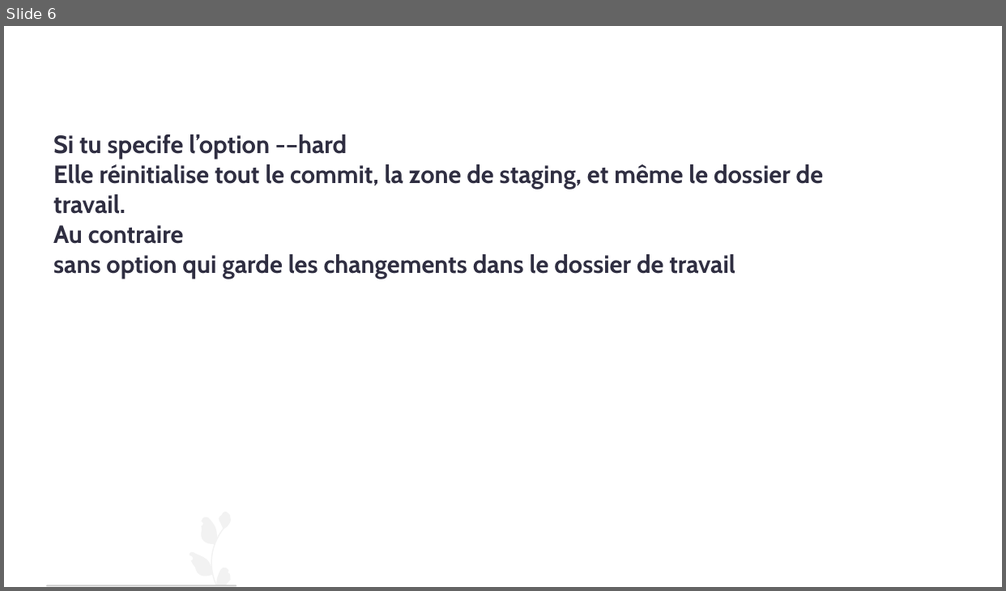
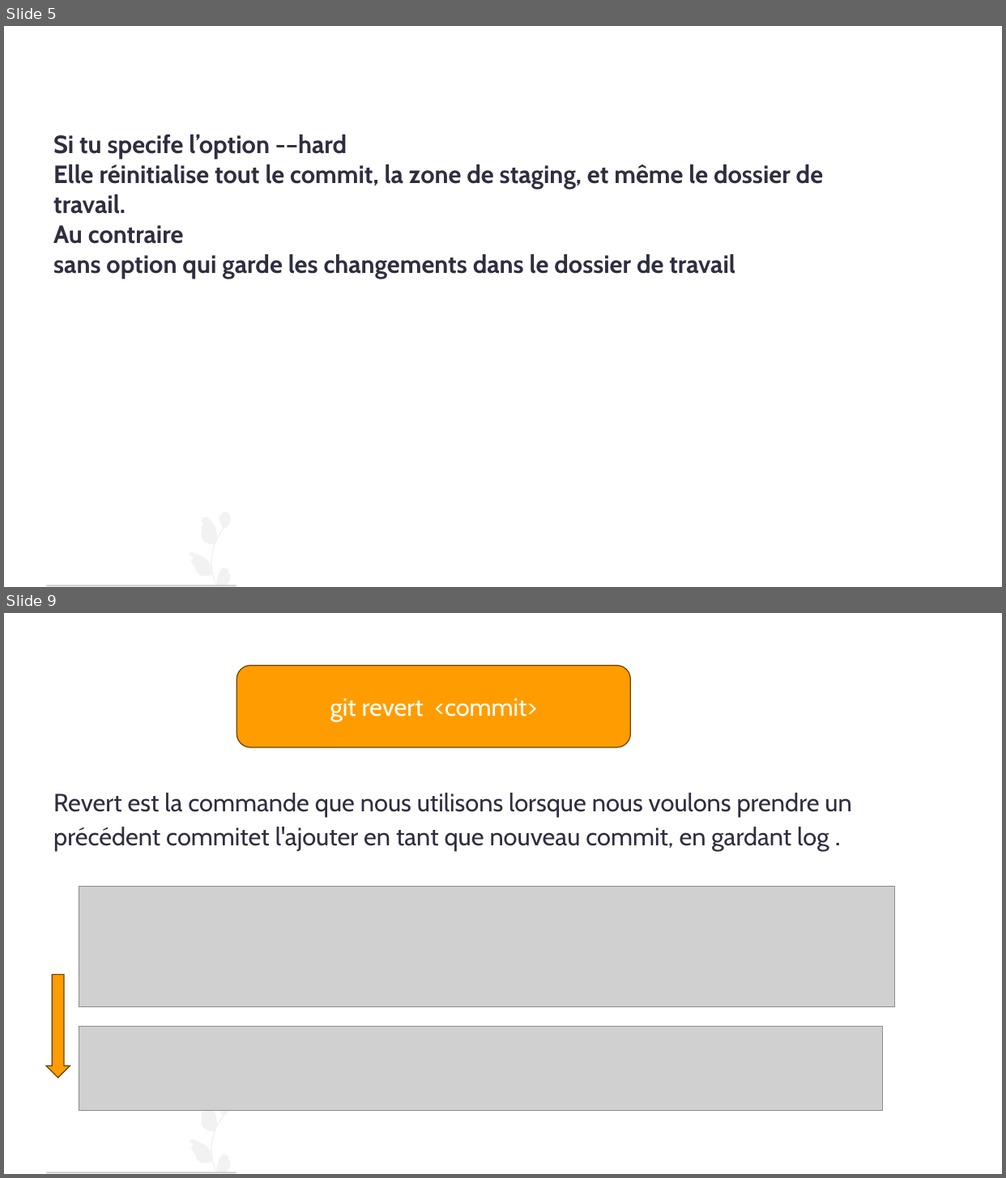
Before and after one commit to AbdessamadAbdaoui/Presentation_Git, a slide deck: presentation_Git.pptx. Shown one above the other, each under a label of ours: slide 6 before the commit, slides 5 and 9 after it; the slides between them are not shown. The pictures are 1006x591 and 1006x1178 pixels, drawn with LibreOffice and Linux fonts; fonts in the diff are those of the drawing; grey boxes stand for pictures. Boxes give left, top, right and bottom in pixels: in the first picture for what was removed or moved away, otherwise in the second. Text is boxed around its words. In the diff, an @@ line names an element or a change of style, - is before the commit and + after.

```diff
--- a/presentation_Git.pptx
+++ b/presentation_Git.pptx
@@ slide 9 added at bbox=[4, 613, 1002, 1174], background #FFFFFF @@
@@ rounded rectangle added at bbox=[236, 666, 631, 747], fill #FF9D00, outline #704500 1 pt, 24 pt, text #FFFFFF @@
+git revert <commit>
@@ text added at bbox=[53, 793, 851, 851], 24 pt, text #2F2E41 @@
+Revert est la commande que nous utilisons lorsque nous voulons prendre un précédent commitet l'ajouter en tant que nouveau commit, en gardant log .
@@ picture added at bbox=[79, 886, 896, 1007] @@
@@ down arrow added at bbox=[46, 974, 70, 1078], fill #FF9D00, outline #704500 1 pt @@
@@ picture added at bbox=[79, 1026, 883, 1111] @@
@@ freeform shape added at bbox=[189, 1099, 232, 1173], fill #F2F2F2 @@
@@ freeform shape added at bbox=[46, 1172, 236, 1174], fill #CCCCCC @@
@@ what was slide 6 is now slide 5 @@
```
Also in this commit, not shown: 2 slides changed, 8 other slides added, 1 slide removed.
